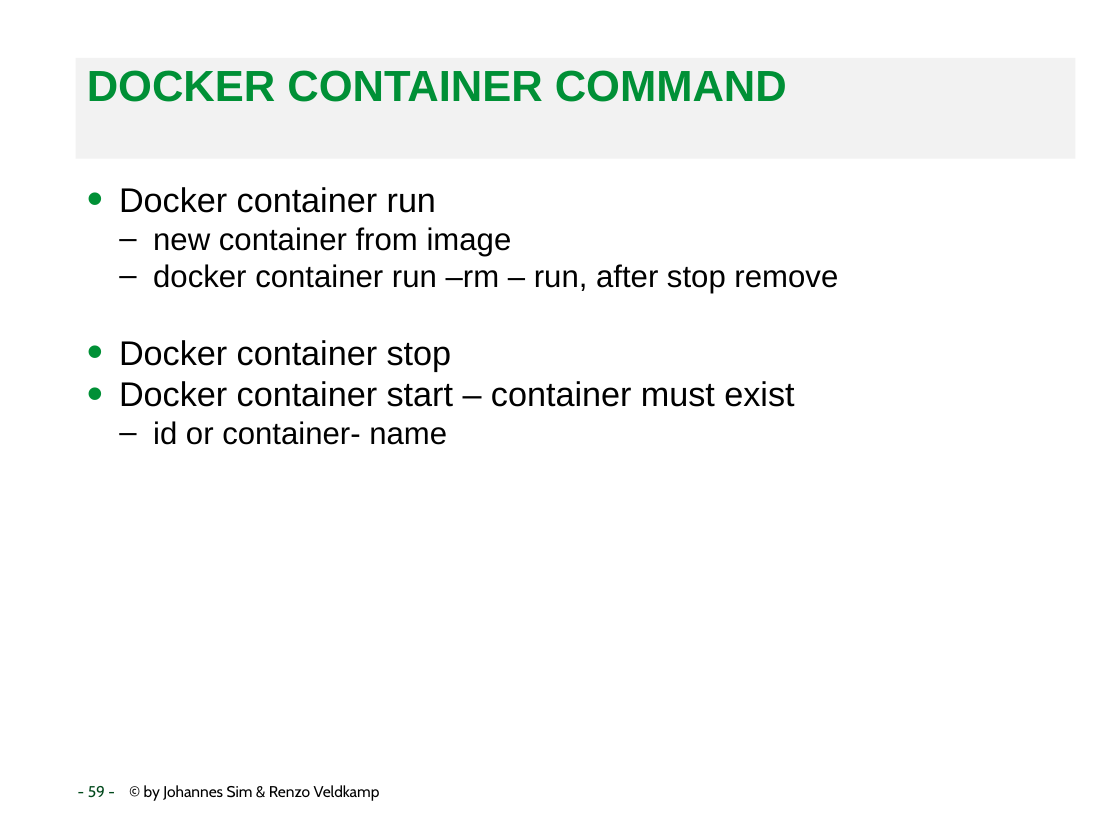
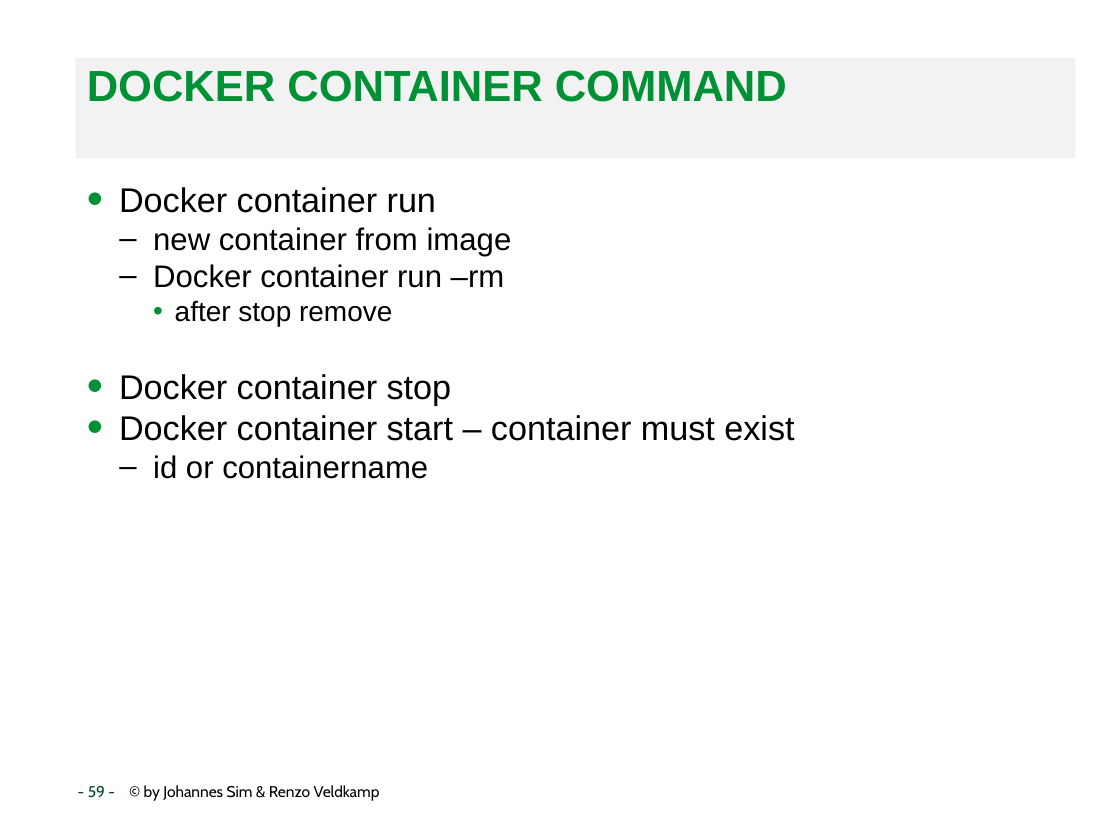
Before and after one commit to RenzoVeldkamp/MicroContainer, a slide deck: slide 59 of Presentatie/Docker101.pptx. Drawn at 1120x840 pixels with LibreOffice and Linux fonts; fonts in the diff are those of the drawing; background and template pictures are left out. Boxes give left, top, right and bottom in pixels: in the first picture for what was removed or moved away, otherwise in the second. Text is boxed around its words. In the diff, an @@ line names an element or a change of style, - is before the commit and + after.

Commit message:
Docker101 1.0

```diff
--- a/Presentatie/Docker101.pptx
+++ b/Presentatie/Docker101.pptx
@@ text at box(153, 264, 505, 327): text changed @@
-  – docker container run –rm – run, after stop remove
+  – Docker container run –rm
+    • after stop remove
@@ text at box(153, 455, 428, 479): text changed @@
-  – id or container- name
+  – id or containername
```
Also in this commit, not shown: 30 other slides changed, 1 slide added, 10 slides removed.
